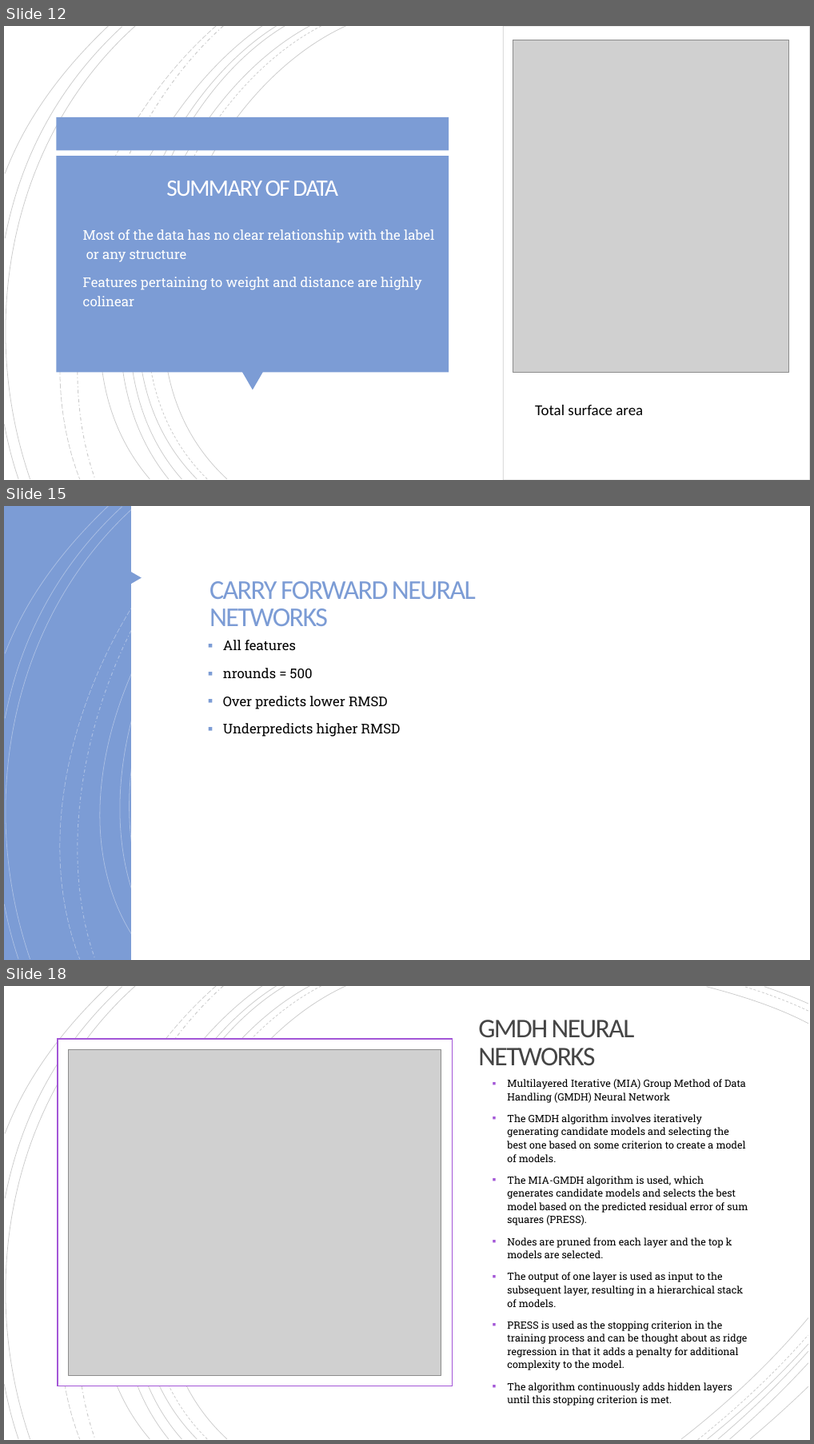
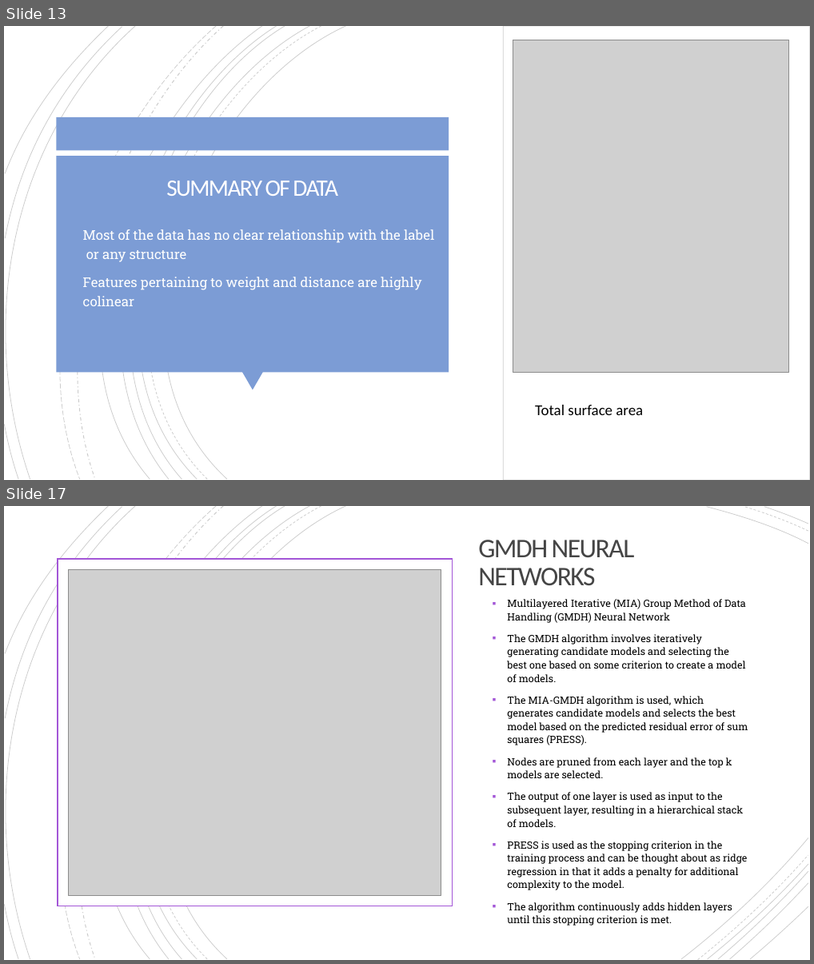
Before and after one commit to evandomingos/CASP-Protein-Prediction, a slide deck: Domingos Protein Prediction Presentation.pptx. Shown one above the other, each under a label of ours: slides 12, 15 and 18 before the commit, slides 13 and 17 after it; the slides between them are not shown. The pictures are 814x1444 and 814x964 pixels, drawn with LibreOffice and Linux fonts; fonts in the diff are those of the drawing; grey boxes stand for pictures. Boxes give left, top, right and bottom in pixels: in the first picture for what was removed or moved away, otherwise in the second. Text is boxed around its words. In the diff, an @@ line names an element or a change of style, - is before the commit and + after.

```diff
--- a/Domingos Protein Prediction Presentation.pptx
+++ b/Domingos Protein Prediction Presentation.pptx
@@ slide 15 removed at box(4, 506, 810, 960), background #FFFFFF; not listed: 16 template elements that a slide beside it also shows @@
@@ rectangle removed at box(4, 506, 810, 960) @@
@@ group removed at box(4, 506, 809, 960): 16 freeform shapes @@
@@ rectangle removed at box(131, 506, 810, 960) @@
@@ triangle removed at box(125, 568, 142, 588) @@
@@ title removed at box(210, 581, 476, 626) @@
-CARRY FORWARD NEURAL NETWORKS
@@ text removed at box(223, 640, 401, 736) @@
-▪ All features
-▪ nrounds = 500
-▪ Over predicts lower RMSD
-▪ Underpredicts higher RMSD
@@ what was slide 12 is now slide 13 @@
@@ what was slide 18 is now slide 17 @@
```
Also in this commit, not shown: 5 slides changed, 4 slides added, 2 other slides removed.
